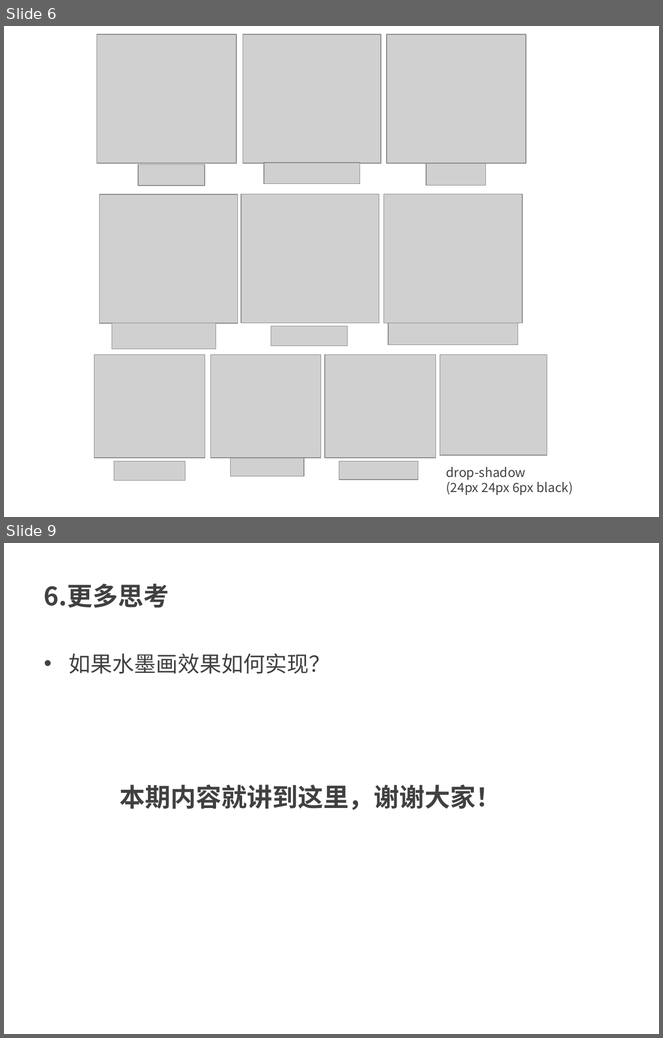
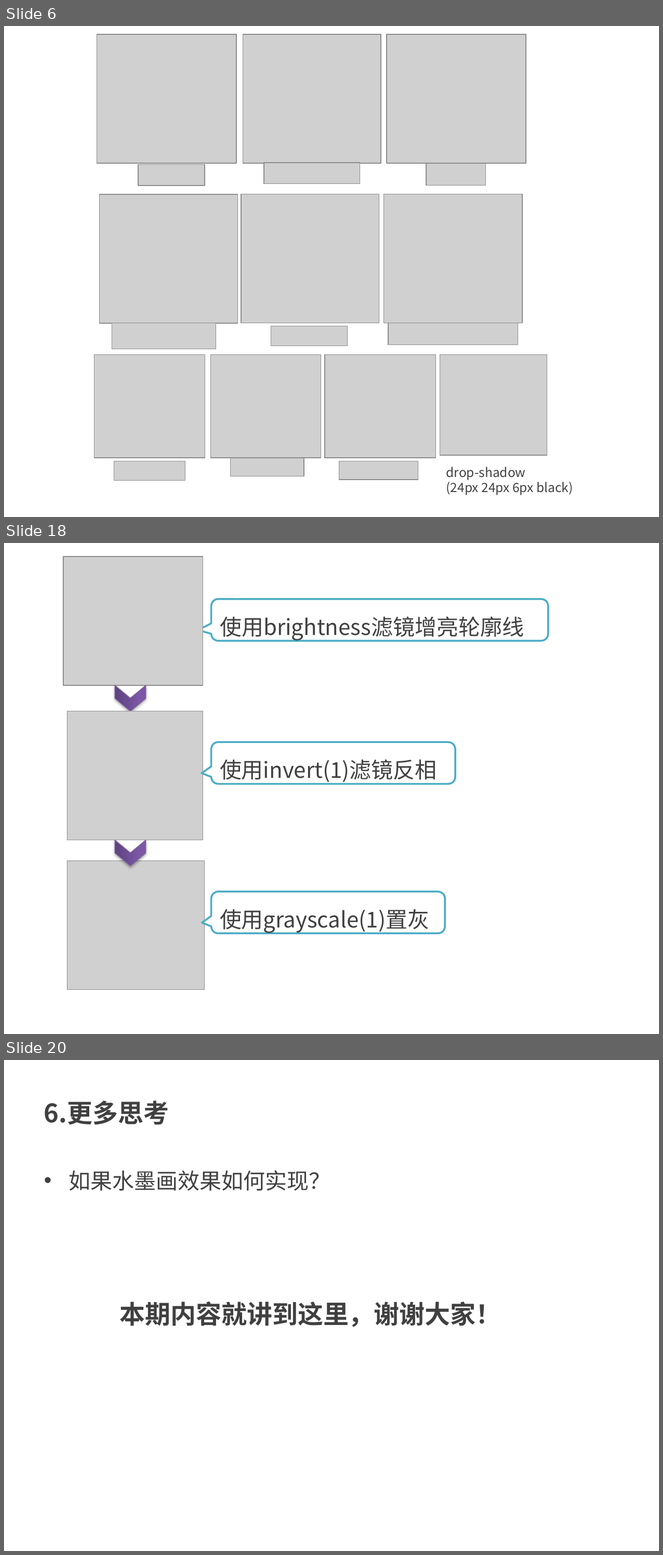
Before and after one commit to kong66/webAni, a slide deck: 35-css-filter/35.pptx. Shown one above the other, each under a label of ours: slides 6 and 9 before the commit, slides 6, 18 and 20 after it; the slides between them are not shown. The pictures are 663x1038 and 663x1555 pixels, drawn with LibreOffice and Linux fonts; fonts in the diff are those of the drawing; grey boxes stand for pictures. Boxes give left, top, right and bottom in pixels: in the first picture for what was removed or moved away, otherwise in the second. Text is boxed around its words. In the diff, an @@ line names an element or a change of style, - is before the commit and + after.

```diff
--- a/35-css-filter/35.pptx
+++ b/35-css-filter/35.pptx
@@ slide 18 added at [4,543,659,1034], background #FFFFFF @@
@@ picture added at [64,557,203,686] @@
@@ rounded speech box added at [211,599,548,641], fill #FFFFFF, outline #4BACC6 2 pt, 24 pt, text #404040 @@
+使用brightness滤镜增亮轮廓线
@@ chevron added at [115,686,145,711], fill gradient #5F4480 to #7B58A6 to #7C57A8, outline #7D60A0 0.75 pt @@
@@ picture added at [67,711,203,840] @@
@@ rounded speech box added at [211,742,455,784], fill #FFFFFF, outline #4BACC6 2 pt, 24 pt, text #404040 @@
+使用invert(1)滤镜反相
@@ chevron added at [115,840,145,866], fill gradient #5F4480 to #7B58A6 to #7C57A8, outline #7D60A0 0.75 pt @@
@@ picture added at [67,861,205,990] @@
@@ rounded speech box added at [211,891,445,934], fill #FFFFFF, outline #4BACC6 2 pt, 24 pt, text #404040 @@
+使用grayscale(1)置灰
@@ what was slide 9 is now slide 20 @@
```
Also in this commit, not shown: 4 slides changed, 10 other slides added, 12 other files.
